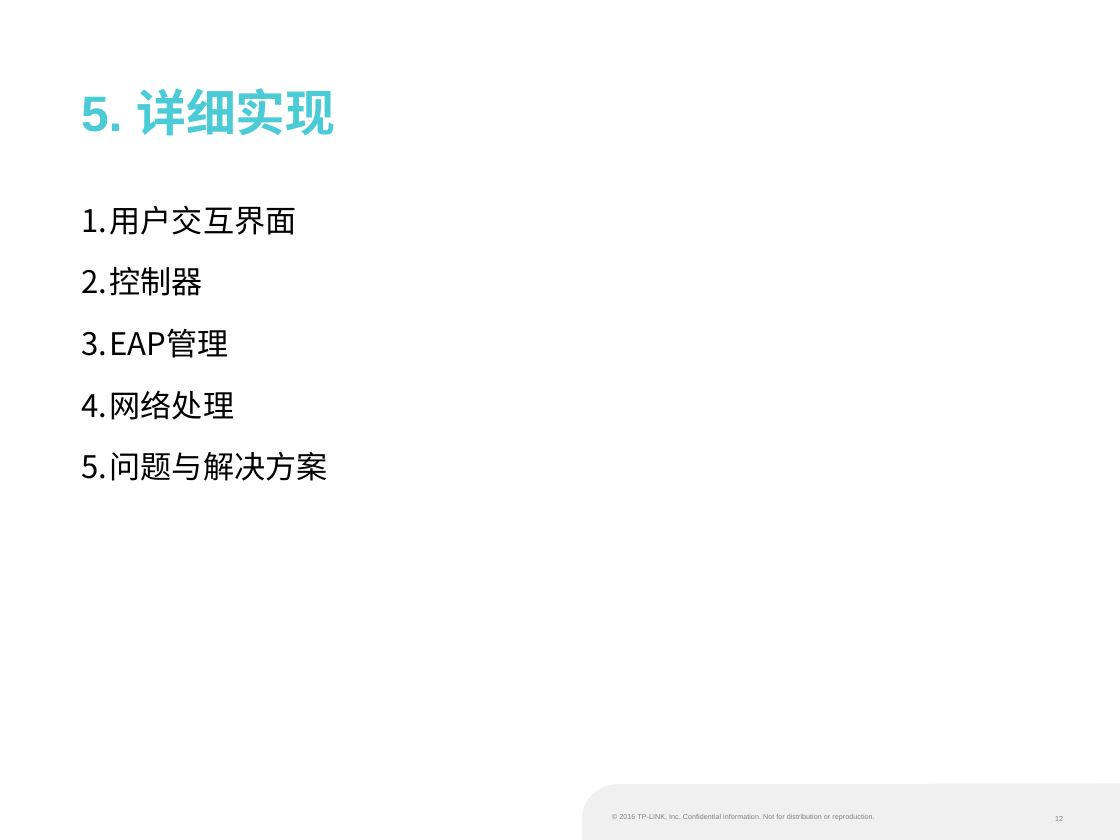
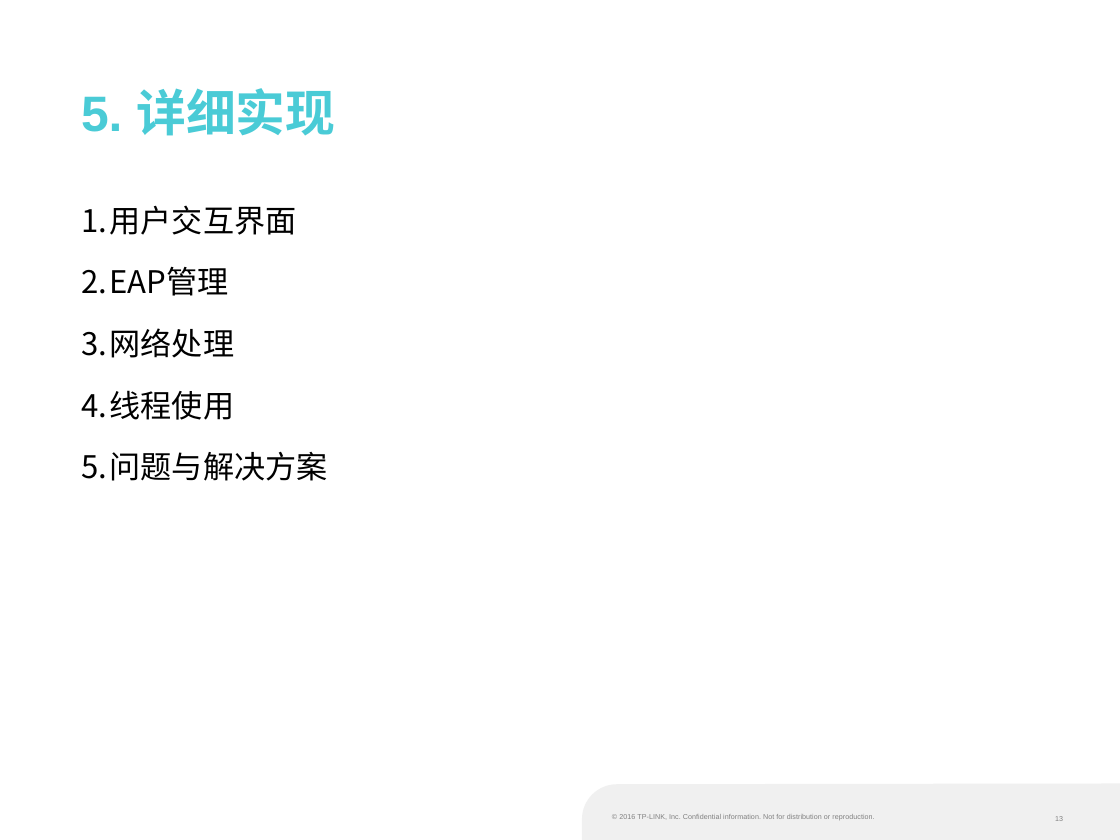
Before and after one commit to liufangri/eapsimulator, a slide deck: slide 13 of docs/培训课题/W10582孙晓宇.pptx (slide 12 before the commit). Drawn at 1120x840 pixels with LibreOffice and Linux fonts; fonts in the diff are those of the drawing; background and template pictures are left out. Boxes give left, top, right and bottom in pixels: in the first picture for what was removed or moved away, otherwise in the second. Text is boxed around its words. In the diff, an @@ line names an element or a change of style, - is before the commit and + after.

```diff
--- a/docs/培训课题/W10582孙晓宇.pptx
+++ b/docs/培训课题/W10582孙晓宇.pptx
@@ text at (82, 266, 203, 296): paragraph removed @@
-2. 控制器
@@ text at (82, 390, 235, 420): paragraph added @@
+4. 线程使用
```
Also in this commit, not shown: 16 other slides changed, 6 slides added, 1 slide removed, 6 other files.
